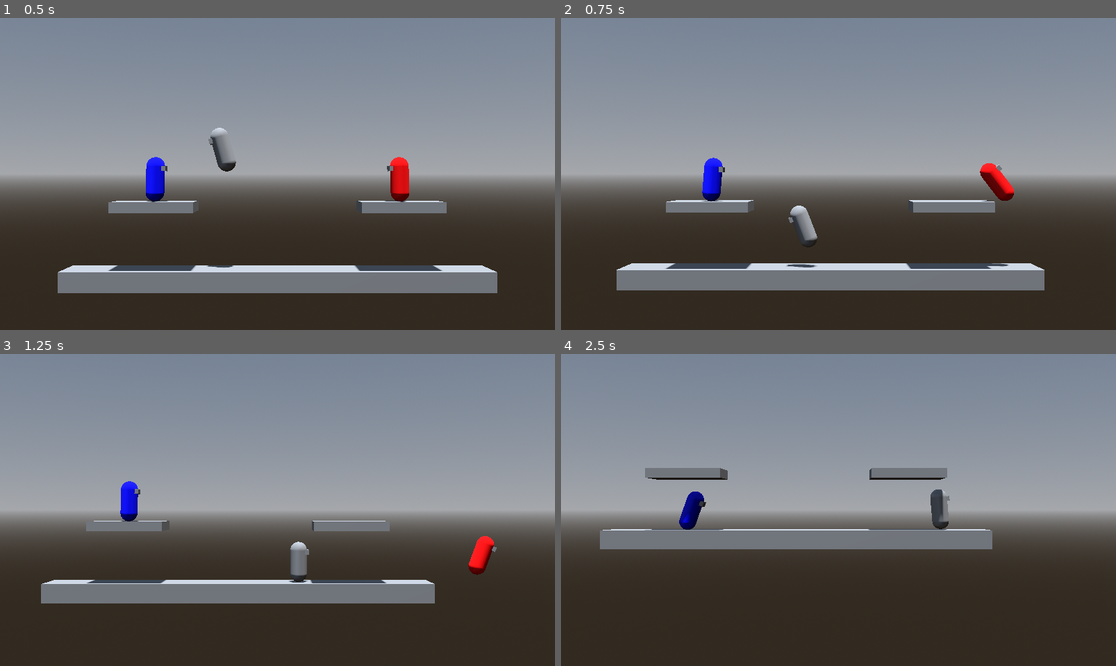
Above: before the commit, frames 1-4 (two rows, left to right).
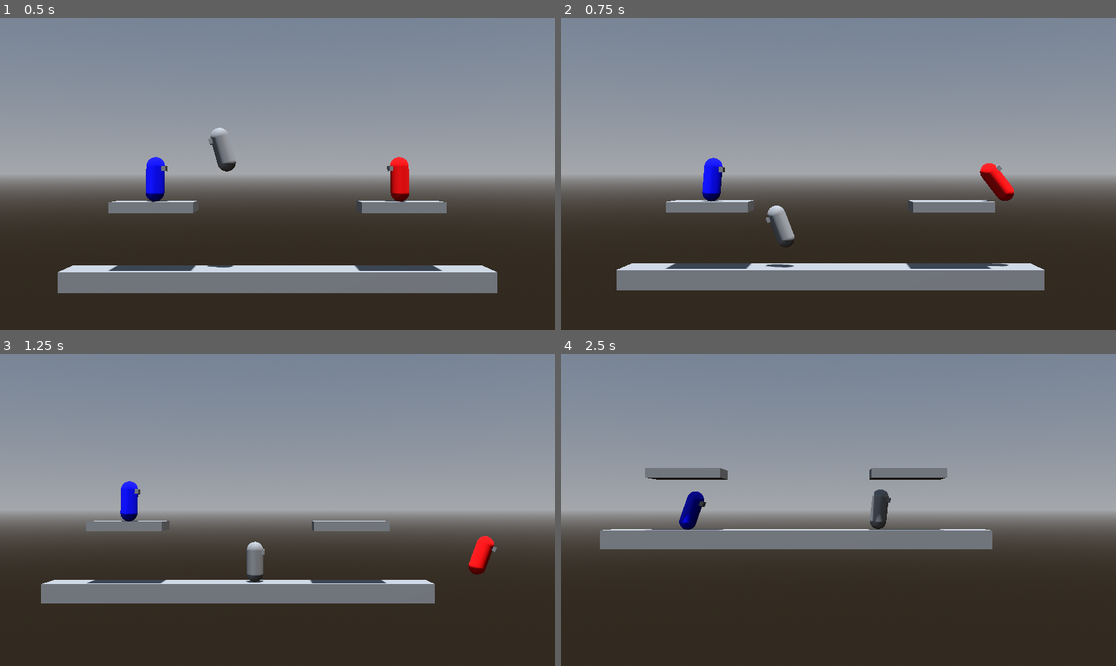
Above: after the commit, the same moments.

Repository: CocoMarck/SuperSmashTux
Game: Godot game, scene res://scenes/main.tscn
Two runs of this game, one before a commit and one after it. Both use one fixed random seed, a clock stepped at 60 frames per second and the inputs below.
Inputs:
- Up to frame 1 (0.5 s): no input
- Up to frame 2 (0.75 s): hold Right (player1_move_right) from 0.53 s (still down); tap K (player1_attack) at 0.6 s
- Up to frame 3 (1.25 s): keep holding Right (player1_move_right); tap Space (player1_jump) at 0.77 s
- Up to frame 4 (2.5 s): release Right (player1_move_right) at 1.28 s; hold Down (player1_move_down) 1.28-2.03 s; tap G (player2_attack) at 1.35 s; tap Space (player1_jump) at 1.52 s; hold Right (player1_move_right) from 2.03 s (still down); tap S (player2_move_down) at 2.1 s

Frame 1 is identical in both runs. In frame 2, 0.7% of the frame differs, in the area x 36-47%, y 60-80%; in frame 3, 0.7%; in frame 4, 0.7%.

Commit message:
horizontal acceleration in person

Diff:
--- a/scripts/gravity_body_3d.gd
+++ b/scripts/gravity_body_3d.gd
@@ -17,6 +17,7 @@
 	'''
 	var on_floor := is_on_floor()
 	var on_ceiling := is_on_ceiling()
+	var on_wall := is_on_wall()
 	if on_floor:
 		# Contadores a cero, para que no se acumule fuerza vertcal.
 		_target_velocity.y = 0
@@ -28,8 +29,12 @@
 	if on_ceiling:
 		# Evitar saltar al techo, y segir con llendo hacia arriba. Nembe no, eso ta muy mal oshe.
 		_target_velocity.y = -(fall_acceleration * multiplier) * delta
+	if on_wall:
+		_target_velocity.x = 0
 	return VerticalForceSignals.new(
 		on_floor,
+		on_ceiling,
+		on_wall,
 		_air_count,
 		_target_velocity.y # Force
 	)
--- a/scripts/helpers/vertical_force_signals.gd
+++ b/scripts/helpers/vertical_force_signals.gd
@@ -2,10 +2,14 @@
 extends RefCounted
 
 var on_floor :bool
+var on_ceiling :bool
+var on_wall :bool
 var air_count :float
 var force :float
 
-func _init(p_on_floor:bool, p_air_count:float, p_force:float):
+func _init(p_on_floor:bool, p_on_ceiling:bool, p_on_wall:bool, p_air_count:float, p_force:float):
 	on_floor = p_on_floor
+	on_ceiling = p_on_ceiling
+	on_wall = p_on_wall
 	air_count = p_air_count
 	force = p_force
--- a/scripts/person.gd
+++ b/scripts/person.gd
@@ -20,6 +20,12 @@
 
 # `_target_velocity`, pertenece a `GravityBody3D`.
 
+# Propiedades privadas | Aceleracion horizontal
+var _ground_acceleration: float = 40.0
+var _air_acceleration: float = 20.0
+var _ground_friction: float = 60.0
+var _knockback_friction: float = 12.0
+
 # Propiedades privadas | Multiples saltos
 var _max_jumps = 1
 var _jump_count = 0
@@ -33,7 +39,7 @@
 var _fall_acceleration_multiplier: float = 1.0
 
 # Propiedades privadas | Daño
-var _normal_damage_power :float = 200
+var _normal_damage_power :float = 100
 var _knockback_active :bool = false
 var _knockback_direction :Vector3 = Vector3.ZERO
 var _knockback_time :float = 0.0
@@ -171,9 +177,18 @@
 		else:
 			speed_multiplier = 0.75
 
-
 	# Velocidad horizontal
-	_target_velocity.x = _direction.x * (speed*speed_multiplier)
+	var target_speed := _direction.x * (speed*speed_multiplier)
+	var accel := _air_acceleration
+	if _knockback_active:
+		accel = _knockback_friction
+	elif signals.on_floor:
+		if _direction.x == 0.0:
+			accel = _ground_friction
+		else:
+			accel = _ground_acceleration
+
+	_target_velocity.x = move_toward(_target_velocity.x, target_speed, accel*delta)
 
 	# Salto | Aplicar salto normal o doble salto segun sea el caso.
 	if can_jump and _jump_count < _max_jumps:
@@ -302,7 +317,7 @@
 		_knockback_direction.x * accel * delta
 	)
 	_target_velocity.y += (
-		_knockback_direction.y * (accel*2) * delta
+		_knockback_direction.y * (accel*10) * delta
 	)
 	if _knockback_time <= 0.0:
 		_knockback_active = false
